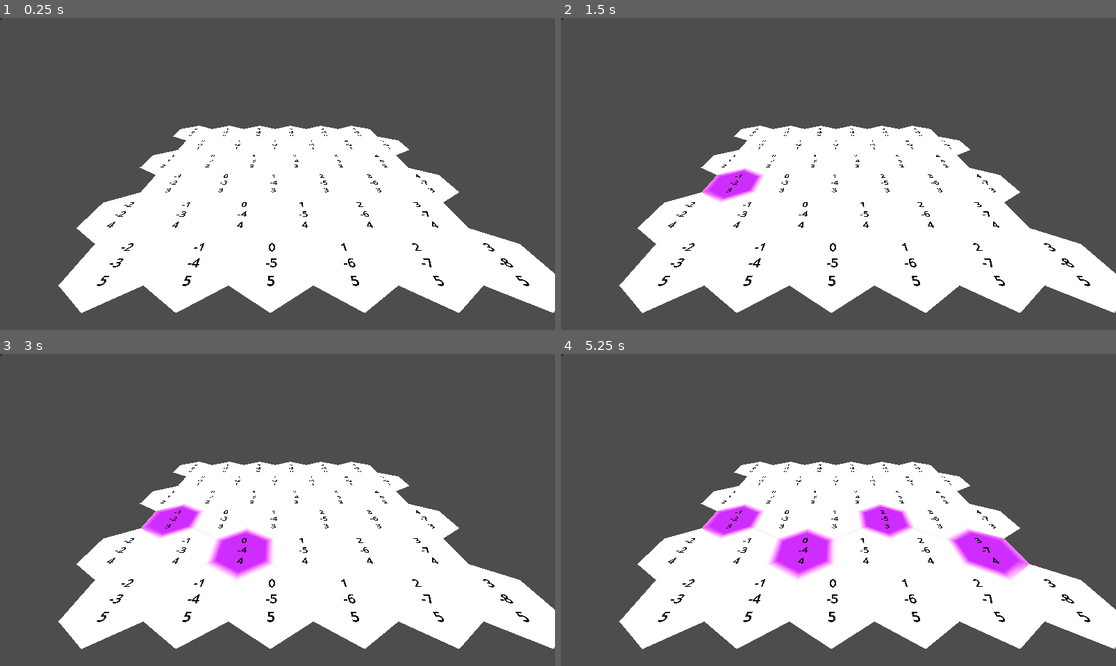
Above: before the commit, frames 1-4 (two rows, left to right).
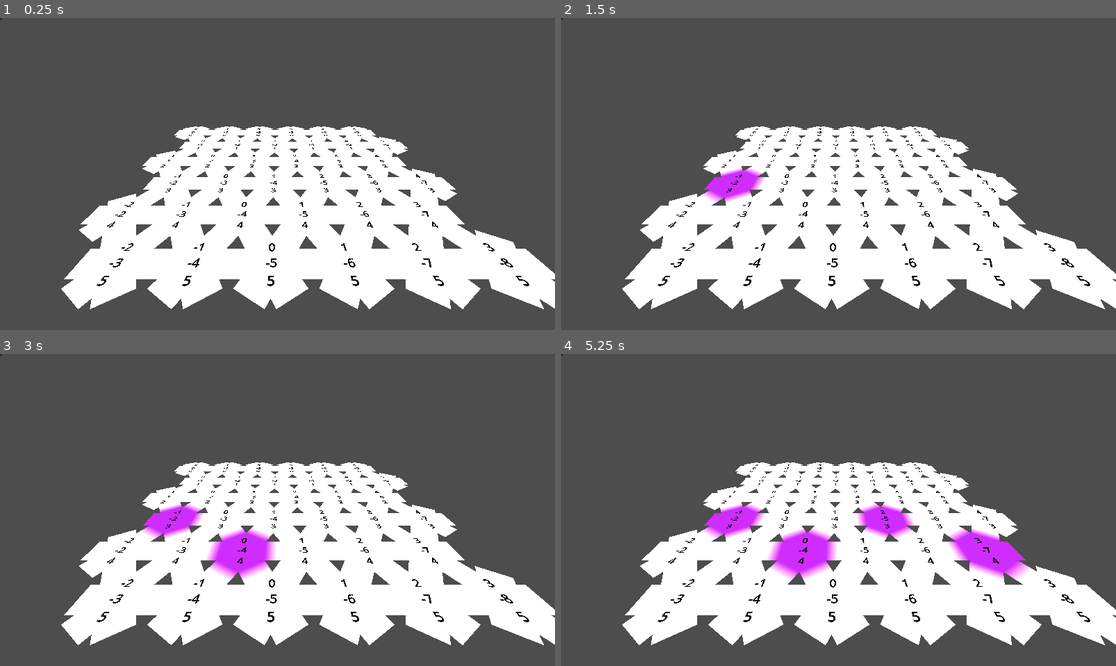
Above: after the commit, the same moments.

Repository: EricSmith3542/godot-hex-grid
Game: Godot game, scene res://node_3d.tscn
Two runs of this game, one before a commit and one after it. Both use one fixed random seed, a clock stepped at 60 frames per second and the inputs below.
Inputs (mouse positions are in pixels of both pictures, inside the frame that each line leads up to):
- Up to frame 1 (0.25 s): no input
- Up to frame 2 (1.5 s): tap Enter at 0.5 s; move the mouse to (960, 158) at 0.52 s; click (960, 158) at 0.67 s; tap Space at 1.25 s; move the mouse to (727, 189) at 1.27 s; click (727, 189) at 1.42 s
- Up to frame 3 (3 s): tap Enter at 2 s; move the mouse to (333, 441) at 2.02 s; click (333, 441) at 2.17 s; tap Space at 2.75 s; move the mouse to (249, 572) at 2.77 s; click (249, 572) at 2.92 s
- Up to frame 4 (5.25 s): tap Enter at 3.5 s; move the mouse to (1005, 556) at 3.52 s; click (1005, 556) at 3.67 s; tap Space at 4.25 s; move the mouse to (672, 463) at 4.27 s; click (672, 463) at 4.42 s; move the mouse to (866, 510) at 5.02 s; click (866, 510) at 5.17 s

The runs differ from the first frame. In frame 1, 2.3% of the frame differs, in the area x 10-100%, y 34-95%; in frame 2, 2.5%; in frame 3, 3.0%; in frame 4, 3.5%.

Commit message:
Tutorial 2 - 3.2

Diff:
--- a/hex_mesh.gd
+++ b/hex_mesh.gd
@@ -35,15 +35,12 @@
 	add_triangle(center, v1, v2)
 	add_triangle_color(cell.color)
 
-	var v3 = center + HexMetrics.first_corner(direction)
-	var v4 = center + HexMetrics.second_corner(direction)
+	var bridge = HexMetrics.get_bridge(direction)
+	var v3 = v1 + bridge
+	var v4 = v2 + bridge
 
-	#var bridge = HexMetrics.get_bridge(direction)
-	#var v3 = v1 + bridge
-	#var v4 = v2 + bridge
-	#
 	add_quad(v1,v2,v3,v4)
-	#
+
 #	TODO: Find a better null-coalescing approach for gdscript
 	var prev_neighbor = cell.get_neighbor(HexMetrics.previous_direction(direction))
 	var neighbor = cell.get_neighbor(direction)
@@ -55,8 +52,8 @@
 	add_quad_colors(
 		cell.color,
 		cell.color,
-		(cell.color + prev_neighbor.color + neighbor.color) / 3.0,
-		(cell.color + next_neighbor.color + neighbor.color) / 3.0,
+		(cell.color + neighbor.color) * 0.5,
+		(cell.color + neighbor.color) * 0.5,
 	)
 
 func add_triangle(v1:Vector3, v2:Vector3, v3:Vector3):
--- a/hex_metrics.gd
+++ b/hex_metrics.gd
@@ -47,4 +47,4 @@
 	return CORNERS[int(direction)+1] * SOLID_FACTOR
 
 static func get_bridge(direction:HexDirection) -> Vector3:
-	return CORNERS[int(direction)] + CORNERS[int(direction) + 1] * 0.5 * BLEND_FACTOR
+	return (CORNERS[int(direction)] + CORNERS[int(direction) + 1]) * 0.5 * BLEND_FACTOR
